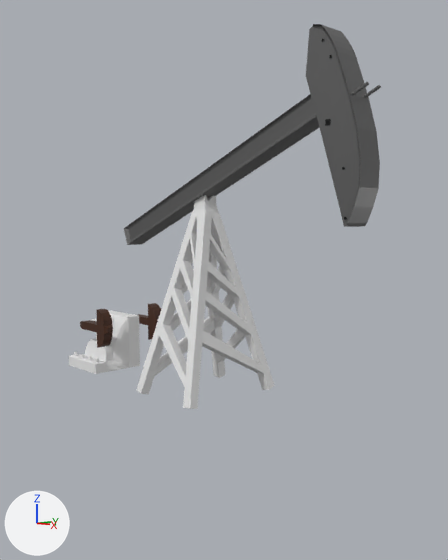
What one commit did to the Blender file Assets/_Models/OilJack.blend.
Before and after are seen from a camera (50 mm lens) standing at (15.39, -13.5, 5.64) and looking at (0.38, 0.48, 3.79). The lights are fixed; the arrows at lower left show +X, +Y and +Z.

The first picture shows 'JunkArm', 'OiJackGround', 'OilJackMotor', 'ScytheMotor'.
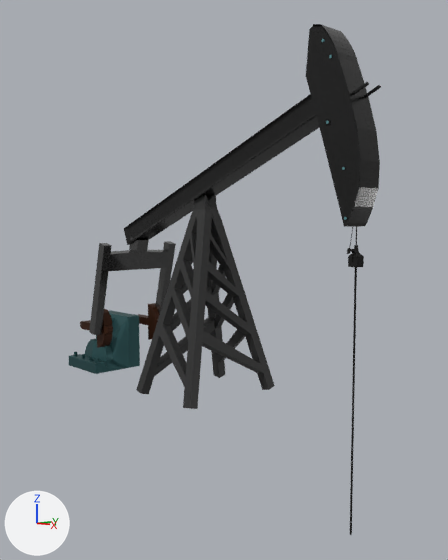
The newer file is also turned or shifted as a whole; pictures and numbers use the older file's frame.

What differs and where, as boxes [x1, y1, x2, y2] in the pictures (448 x 560 px):
'JunkArm', recoloured, surface changed (grey to black): [124, 24, 381, 245] in both
'OiJackGround', recoloured (grey to black): [136, 195, 275, 409] in both
'Bone01', added: after [89, 237, 176, 335]
'boneFront02', added: after [347, 226, 364, 535]
part 1 of me_cube_001, built on: [79, 339, 106, 362] in both
part 2 of me_cube_001, recoloured (grey to cyan): [69, 310, 140, 374] in both

What the commit changed:
Material 'Material' (mat_material) changes colour from white #e7e7e7 to black #3a3a3a; in linear values from (0.8, 0.8, 0.8) to (0.042, 0.042, 0.042).
Material 'JunkArm' (mat_junkarm) changes colour from grey #797979 to black #3c3c3c; in linear values from (0.19, 0.19, 0.19) to (0.0445, 0.0445, 0.0445).
In material 'JunkArm' (mat_junkarm), roughness goes from 0.5 to 0.224.
Material 'Motor.001' (mat_motor_001) is new.
Its base color is (0.0463, 0.13, 0.138) (dark cyan #3d6568).
Its metallic is 0.882.
Material 'rope' (mat_rope) is new.
Its base color is (0.0311, 0.0311, 0.0311) (black #313131).
Its metallic is 0.677.
Its roughness is 1.0.
Material 'MetalicBone' (mat_metalicbone) is new.
Its base color is (0.124, 0.124, 0.124) (dark grey #636363).
Its metallic is 0.85.
Its roughness is 0.185.
me_cube_001 is used by ob_oiljackmotor; location (-5.56, -0.47, 1.06); rotation (0.0, 0.0, -1.571), in degrees (0, 0, -90).
me_cube_001 had 313 vertices, 236 faces and spanned x -1.49..1.0, y -1.0..1.0, z -1.0..1.0.
me_cube_001 now has 313 vertices, 254 faces and spans x -1.49..1.0, y -1.0..1.0, z -1.0..1.0.
Part 1, on me_cube_001:
2 faces are deleted.
20 new faces join them.
me_cube_001 part 2: 234 faces spanning x -1.49..1.0, y -1.0..1.0, z -1.0..1.0 switch from no material to mat_motor_001 (dark cyan #3d6568).
Mesh me_cube_005 is new.
It has 66 vertices, 61 faces and spans x 5.78..6.06, y -0.37..0.14, z 5.4..13.96.
It uses material mat_rope (black #313131).
Mesh me_cube_004 is new.
It has 48 vertices, 44 faces and spans x -4.63..-3.39, y -1.66..1.54, z 9.7..13.27.
It uses material mat_metalicbone (dark grey #636363).
Object 'boneFront02' (ob_bonefront02) is new; it shows me_cube_005.
Its location is (0.0, 0.0, -8.11).
Object 'Bone01' (ob_bone01) is new; it shows me_cube_004.
Its location is (0.0, 0.0, -8.11).
